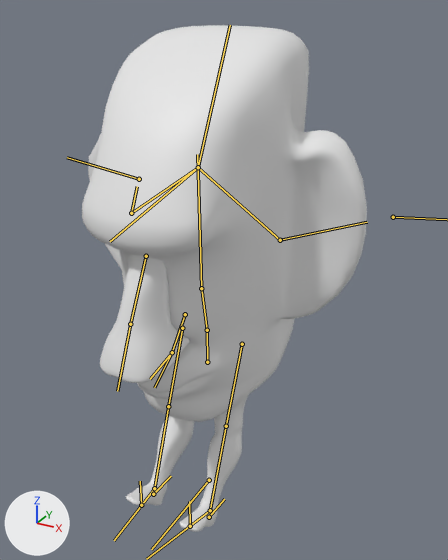
The FBX model Assets/Game/FBX/Moai_Character_Model_rig.fbx: old version first, new version second.
Camera for both pictures: a camera (50 mm lens) standing at (7.64, -12.95, 13.3) and looking at (0.64, -0.21, 6.93). Every picture has the same lights, and +X, +Y and +Z are marked at lower left. Both versions are drawn at frame 6 of the action 'Maoi_Armature|Hard_Stop'; the numbers are the values there. The bones that bend it are drawn over the model as lines.

In view in the first picture: 'Head', 'LeftLeg', 'Nose', 'RightLeg'.
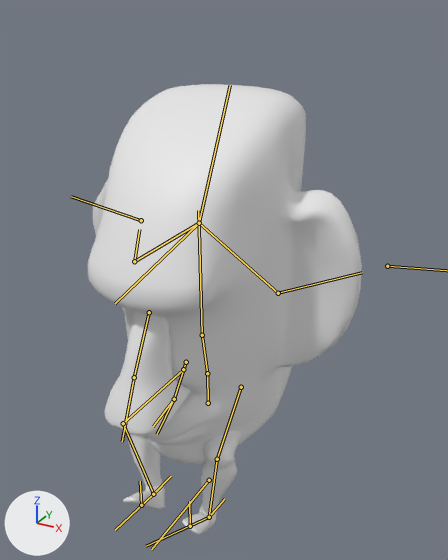
Edits to the scene script, one JSON object a line:
```json
{"block": "bone_spine", "where": "bone_spine = bpy.data.objects['Maoi_Armature'].pose.bones['Spine']"}
{"op": "set", "path": "bone_spine.location", "old": "(0.0, -0.09, 0.0)", "new": "(0.0, -1.47, 0.0)"}
{"block": "bone_upperlegleft", "where": "bone_upperlegleft = bpy.data.objects['Maoi_Armature'].pose.bones['UpperLegLeft']  # child of 'BothLegsIK'"}
{"op": "set", "path": "bone_upperlegleft.location", "old": "(-0.02, 0.08, 0.0)", "new": "(-0.35, 1.43, -0.03)"}
{"op": "set", "path": "bone_upperlegleft.rotation_quaternion", "old": "(0.997, -0.016, -0.002, -0.076)", "new": "(0.882, 0.069, -0.021, -0.466)", "note": "degrees (-2, 0, -9) -> degrees (8, 2, -56)"}
{"block": "bone_lowerlegleft", "where": "bone_lowerlegleft = bpy.data.objects['Maoi_Armature'].pose.bones['LowerLegLeft']  # child of 'UpperLegLeft'"}
{"op": "set", "path": "bone_lowerlegleft.rotation_quaternion", "old": "(0.984, 0.029, -0.002, -0.178)", "new": "(0.878, -0.145, 0.01, 0.456)", "note": "degrees (3, 0, -21) -> degrees (-14, 9, 54)"}
{"block": "bone_footleft", "where": "bone_footleft = bpy.data.objects['Maoi_Armature'].pose.bones['FootLeft']  # child of 'LowerLegLeft'"}
{"op": "set", "path": "bone_footleft.rotation_quaternion", "old": "(0.998, -0.019, 0.0, -0.061)", "new": "(0.92, -0.079, 0.0, -0.383)", "note": "degrees (-2, 0, -7) -> degrees (-8, -3, -45)"}
{"block": "bone_upperlegright", "where": "bone_upperlegright = bpy.data.objects['Maoi_Armature'].pose.bones['UpperLegRight']  # child of 'BothLegsIK'"}
{"op": "set", "path": "bone_upperlegright.location", "old": "(0.02, 0.08, -0.01)", "new": "(0.4, 1.42, -0.1)"}
{"op": "set", "path": "bone_upperlegright.rotation_quaternion", "old": "(0.998, -0.042, 0.005, 0.051)", "new": "(0.9, 0.123, 0.039, 0.416)", "note": "degrees (-5, 1, 6) -> degrees (15, -2, 49)"}
{"block": "bone_lowerlegright", "where": "bone_lowerlegright = bpy.data.objects['Maoi_Armature'].pose.bones['LowerLegRight']  # child of 'UpperLegRight'"}
{"op": "set", "path": "bone_lowerlegright.rotation_quaternion", "old": "(0.974, 0.076, 0.005, 0.214)", "new": "(0.895, -0.241, -0.016, -0.374)", "note": "degrees (9, -1, 25) -> degrees (-25, -12, -43)"}
{"block": "bone_footright", "where": "bone_footright = bpy.data.objects['Maoi_Armature'].pose.bones['FootRight']  # child of 'LowerLegRight'"}
{"op": "set", "path": "bone_footright.rotation_quaternion", "old": "(0.996, -0.025, 0.0, 0.088)", "new": "(0.932, -0.069, 0.0, 0.355)", "note": "degrees (-3, 0, 10) -> degrees (-7, 3, 41)"}
```

Where the change shows, as pixel boxes (x1, y1, x2, y2) in the pictures (448 x 560 px):
```json
{"object": "Head", "change": "posed", "before": [82, 25, 367, 422], "after": [88, 84, 362, 465]}
{"object": "Nose", "change": "posed", "before": [100, 255, 190, 383], "after": [105, 312, 191, 435]}
{"object": "LeftLeg", "change": "posed", "before": [179, 395, 249, 532], "after": [182, 431, 241, 535]}
{"object": "RightLeg", "change": "posed", "before": [126, 416, 194, 505], "after": [123, 433, 165, 510]}
{"bone": "Spine", "before": "(207, 362) to (207, 330)", "after": "(208, 403) to (207, 373)"}
{"bone": "UpperLegLeft", "before": "(242, 344) to (226, 426)", "after": "(241, 387) to (217, 459)"}
{"bone": "LowerLegLeft", "before": "(226, 426) to (210, 510)", "after": "(217, 459) to (209, 517)"}
{"bone": "FootLeft", "before": "(210, 510) to (146, 559)", "after": "(209, 517) to (146, 546)"}
{"bone": "UpperLegRight", "before": "(182, 328) to (168, 406)", "after": "(183, 369) to (123, 423)"}
{"bone": "LowerLegRight", "before": "(168, 406) to (154, 488)", "after": "(123, 423) to (153, 494)"}
{"bone": "FootRight", "before": "(154, 488) to (114, 540)", "after": "(153, 494) to (115, 530)"}
```
